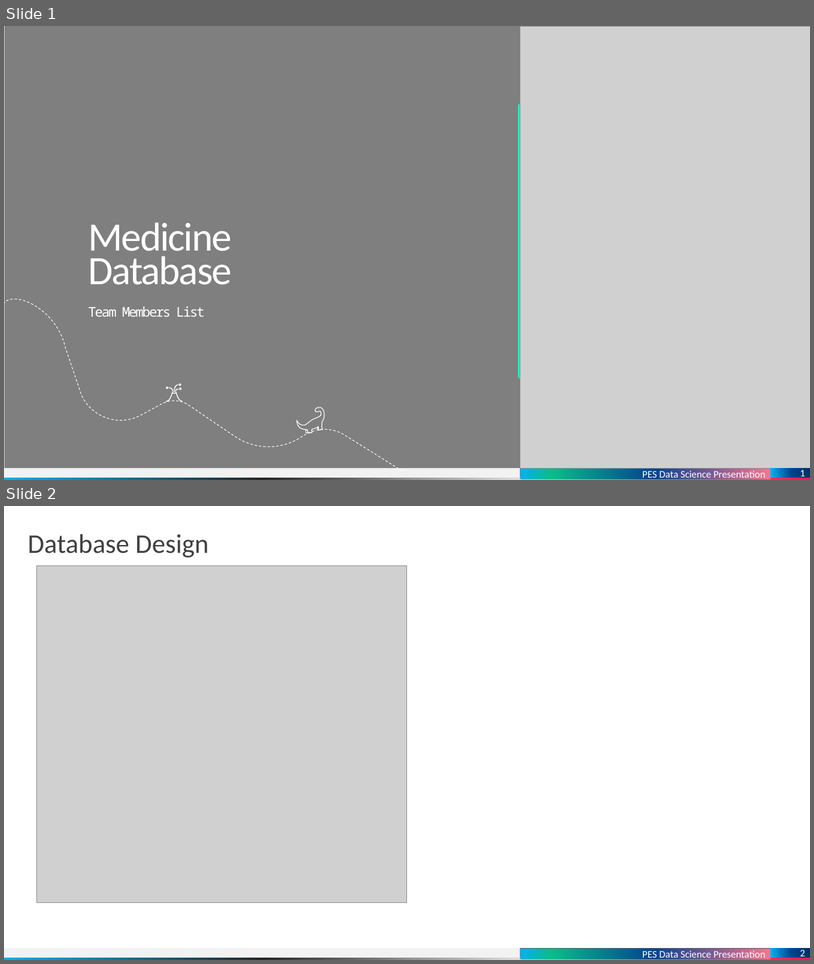
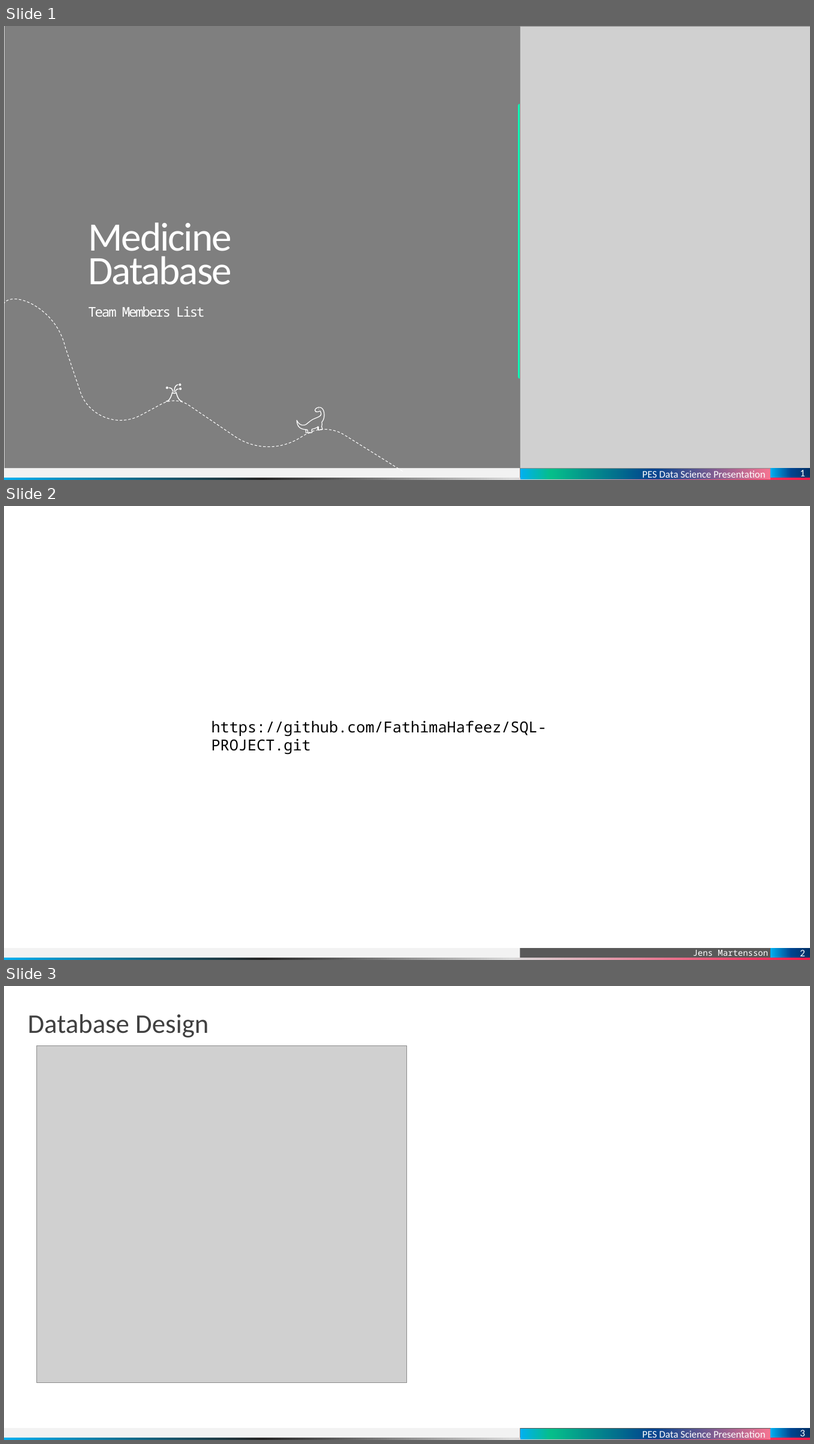
Before and after one commit to FathimaHafeez/SQL-PROJECT, a slide deck: presentation/medicine.pptx. Shown one above the other, each under a label of ours: slides 1 and 2 before the commit, slides 1, 2 and 3 after it. The pictures are 814x964 and 814x1444 pixels, drawn with LibreOffice and Linux fonts; fonts in the diff are those of the drawing; grey boxes stand for pictures; background and template pictures are left out. Boxes give left, top, right and bottom in pixels: in the first picture for what was removed or moved away, otherwise in the second. Text is boxed around its words. In the diff, an @@ line names an element or a change of style, - is before the commit and + after.

Commit message:
change ppt  Please enter the commit message for your changes. Lines starting  Changes to be committed: 	modified:   presentation/medicine.pptx

```diff
--- a/presentation/medicine.pptx
+++ b/presentation/medicine.pptx
@@ slide 2 added at <box>4,506,810,960</box>, background #FFFFFF; not listed: 3 template elements that a slide beside it also shows @@
@@ text added at <box>212,720,547,754</box>, 18 pt, text #000000 @@
+https://github.com/FathimaHafeez/SQL-PROJECT.git
@@ page number added at <box>771,948,810,957</box>, fill gradient #003065 to #004490 to #00B0F0, 12 pt, text #FFFFFF @@
+2
@@ what was slide 2 is now slide 3 @@
@@ page number at <box>800,1429,805,1439</box>: text changed @@
-2
+3
```
